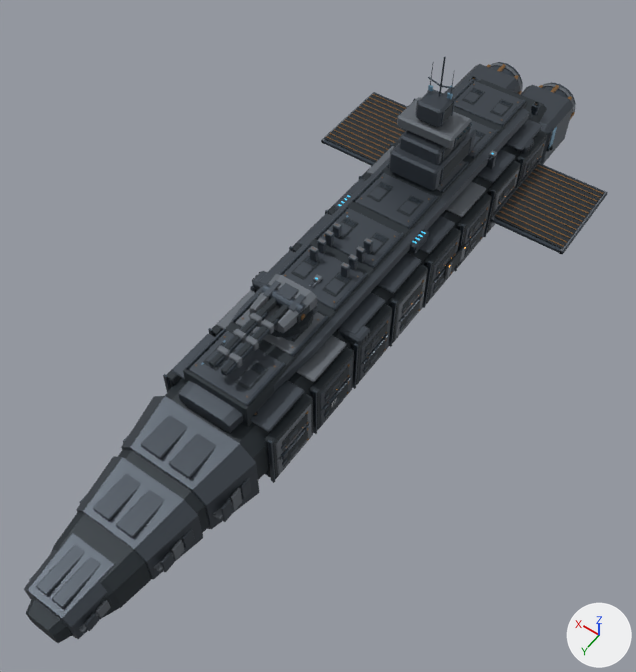
What one commit did to the glTF model assets/ships/escort.glb.
Rendered twice from a camera (50 mm lens) standing at (-125.0, 214.0, 265.0) and looking at (-4.0, 45.0, -1.0). The lights are fixed; the arrows at lower right show +X, +Y and +Z. The picture after the commit comes second. Where no turn or scale is listed for an object, it has been applied to the vertices. Vertices at exactly the same position are counted once.

Names of what the first picture shows: 'FleetHull', 'mesh_recoil_gun_1', 'mesh_turret_gun_1' and 1 more.
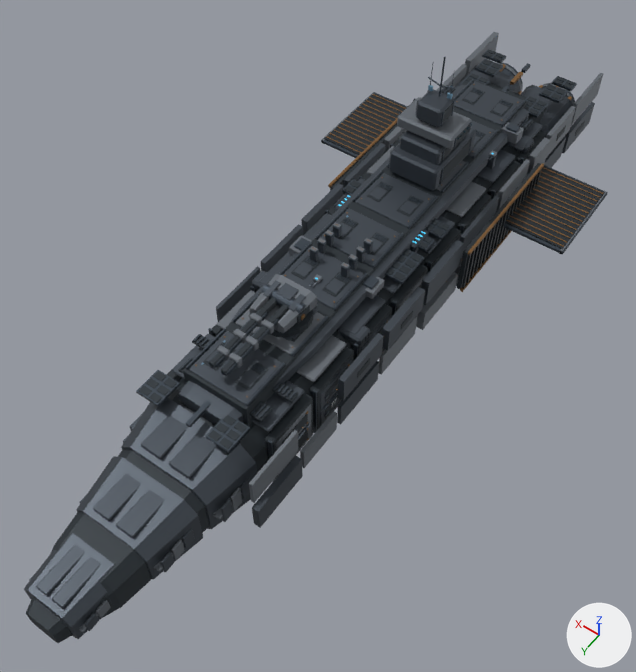
Pixel boxes (x1, y1, x2, y2) of what changed, in the pictures (636 x 672 px):
'FleetHull', reshaped: before (24, 57, 607, 643); after (24, 32, 607, 643)
part 1 of me_escort_armored_hull_001, added: after (219, 437, 233, 449)
part 2 of me_escort_armored_hull_001, added: after (208, 430, 222, 442)
part 3 of me_escort_armored_hull_001, added: after (227, 429, 240, 441)
part 4 of me_escort_armored_hull_001, added: after (215, 422, 229, 433)
part 5 of me_escort_armored_hull_001, added: after (234, 422, 247, 433)
part 6 of me_escort_armored_hull_001, added: after (149, 392, 162, 403)
part 7 of me_escort_armored_hull_001, added: after (139, 386, 152, 396)
part 8 of me_escort_armored_hull_001, added: after (157, 385, 170, 396)
part 9 of me_escort_armored_hull_001, added: after (146, 378, 159, 389)
part 10 of me_escort_armored_hull_001, added: after (164, 378, 177, 388)
part 11 of me_escort_armored_hull_001, added: after (153, 371, 167, 382)
part 12 of me_escort_armored_hull_001, added: after (249, 401, 272, 422)
part 13 of me_escort_armored_hull_001, added: after (272, 383, 299, 402)
part 14 of me_escort_armored_hull_001, added: after (192, 335, 210, 349)
part 15 of me_escort_armored_hull_001, added: after (393, 272, 405, 281)
part 16 of me_escort_armored_hull_001, added: after (386, 268, 395, 275)
part 17 of me_escort_armored_hull_001, added: after (399, 266, 411, 274)
part 18 of me_escort_armored_hull_001, added: after (404, 259, 417, 268)
part 19 of me_escort_armored_hull_001, added: after (410, 253, 422, 262)
part 20 of me_escort_armored_hull_001, built on: after (130, 32, 603, 528)

The change, as a diff of the scene's bpy script:
```diff
--- a/assets/ships/escort.glb.py
+++ b/assets/ships/escort.glb.py
@@ me_escort_armored_hull_001 @@
-me_escort_armored_hull_001.from_pydata(...)  # 18702 vertices, 33740 faces; spans x -61.0..61.0, y -137.0..185.0, z -27.0..74.0
+me_escort_armored_hull_001.from_pydata(...)  # 20502 vertices, 36440 faces; spans x -61.0..61.0, y -151.0..185.0, z -27.0..74.0
+# me_escort_armored_hull_001 part 1: a new loose piece, a box spanning x -16.49..-12.8, y 109.65..112.29, z 20.08..20.3, in mat_recess___carbon (dark grey #2c343a)
+# me_escort_armored_hull_001 part 2: a new loose piece, a box spanning x -11.83..-8.14, y 109.65..112.29, z 20.08..20.3, in mat_recess___carbon (dark grey #2c343a)
+# me_escort_armored_hull_001 part 3: a new loose piece, a box spanning x -16.49..-12.8, y 105.99..108.63, z 20.08..20.3, in mat_recess___carbon (dark grey #2c343a)
+# me_escort_armored_hull_001 part 4: a new loose piece, a box spanning x -11.83..-8.14, y 105.99..108.63, z 20.08..20.3, in mat_recess___carbon (dark grey #2c343a)
+# me_escort_armored_hull_001 part 5: a new loose piece, a box spanning x -16.49..-12.8, y 102.33..104.96, z 20.08..20.3, in mat_recess___carbon (dark grey #2c343a)
+# me_escort_armored_hull_001 part 6: a new loose piece, a box spanning x 13.79..17.48, y 109.65..112.29, z 20.08..20.3, in mat_recess___carbon (dark grey #2c343a)
+# me_escort_armored_hull_001 part 7: a new loose piece, a box spanning x 18.46..22.15, y 109.65..112.29, z 20.08..20.3, in mat_recess___carbon (dark grey #2c343a)
+# me_escort_armored_hull_001 part 8: a new loose piece, a box spanning x 13.79..17.48, y 105.99..108.63, z 20.08..20.3, in mat_recess___carbon (dark grey #2c343a)
+# me_escort_armored_hull_001 part 9: a new loose piece, a box spanning x 18.46..22.15, y 105.99..108.63, z 20.08..20.3, in mat_recess___carbon (dark grey #2c343a)
+# me_escort_armored_hull_001 part 10: a new loose piece, a box spanning x 13.79..17.48, y 102.33..104.96, z 20.08..20.3, in mat_recess___carbon (dark grey #2c343a)
+# me_escort_armored_hull_001 part 11: a new loose piece, a box spanning x 18.46..22.15, y 102.33..104.96, z 20.08..20.3, in mat_recess___carbon (dark grey #2c343a)
+# me_escort_armored_hull_001 part 12: a new loose piece, a box spanning x -18.3..-10.2, y 91.38..97.71, z 19.0..19.86, in mat_recess___carbon (dark grey #2c343a)
+# me_escort_armored_hull_001 part 13: a new loose piece, a box spanning x -21.9..-13.8, y 81.57..85.69, z 19.0..19.86, in mat_recess___carbon (dark grey #2c343a)
+# me_escort_armored_hull_001 part 14: a new loose piece, a box spanning x 13.43..21.53, y 81.57..85.69, z 19.0..19.86, in mat_recess___carbon (dark grey #2c343a)
+# me_escort_armored_hull_001 part 15: a new loose piece, a box spanning x -23.34..-19.65, y 16.29..19.1, z 20.08..20.3, in mat_recess___carbon (dark grey #2c343a)
+# me_escort_armored_hull_001 part 16: a new loose piece, a box spanning x -18.68..-14.99, y 16.29..19.1, z 20.08..20.3, in mat_recess___carbon (dark grey #2c343a)
+# me_escort_armored_hull_001 part 17: a new loose piece, a box spanning x -23.34..-19.65, y 12.4..15.2, z 20.08..20.3, in mat_recess___carbon (dark grey #2c343a)
+# me_escort_armored_hull_001 part 18: a new loose piece, a box spanning x -23.34..-19.65, y 8.51..11.31, z 20.08..20.3, in mat_recess___carbon (dark grey #2c343a)
+# me_escort_armored_hull_001 part 19: a new loose piece, a box spanning x -23.34..-19.65, y 4.61..7.42, z 20.08..20.3, in mat_recess___carbon (dark grey #2c343a)
+# me_escort_armored_hull_001 part 20: 1 vertex moved within x 11.0, y 32.0, z 19.0; 1560 vertices added at x -34.0..34.0, y -151.0..116.0, z -15.0..25.0
+# other edits to the shape of me_escort_armored_hull_001 do not show in these pictures
 me_escort_armored_hull_001.materials.append(mat_recess___carbon)
```
